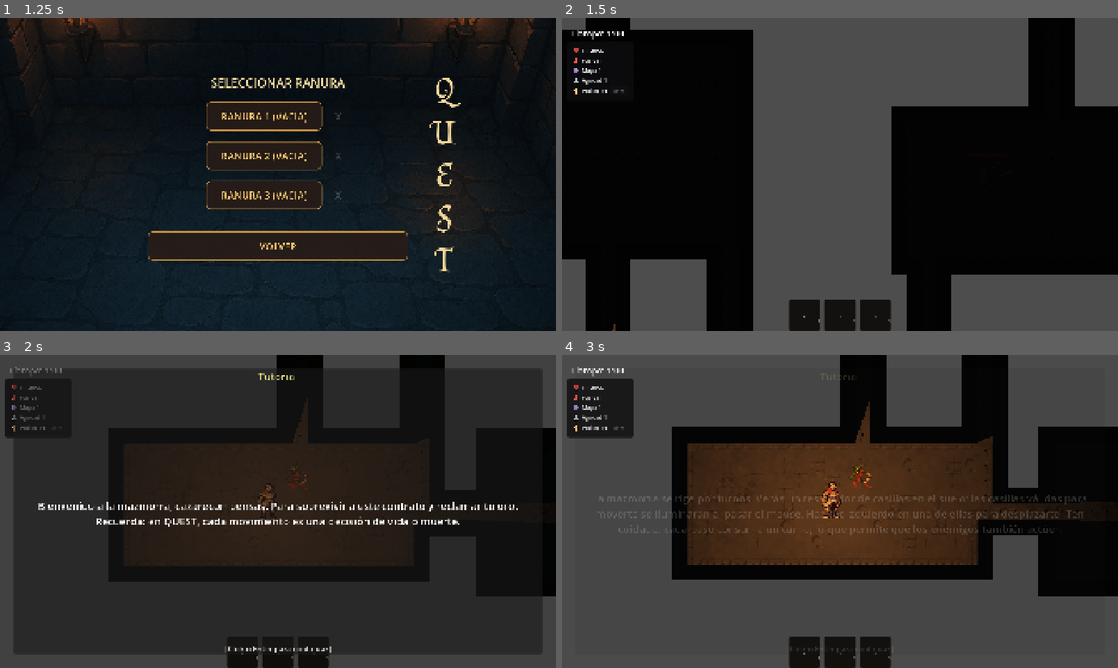
Above: before the commit, frames 1-4 (two rows, left to right).
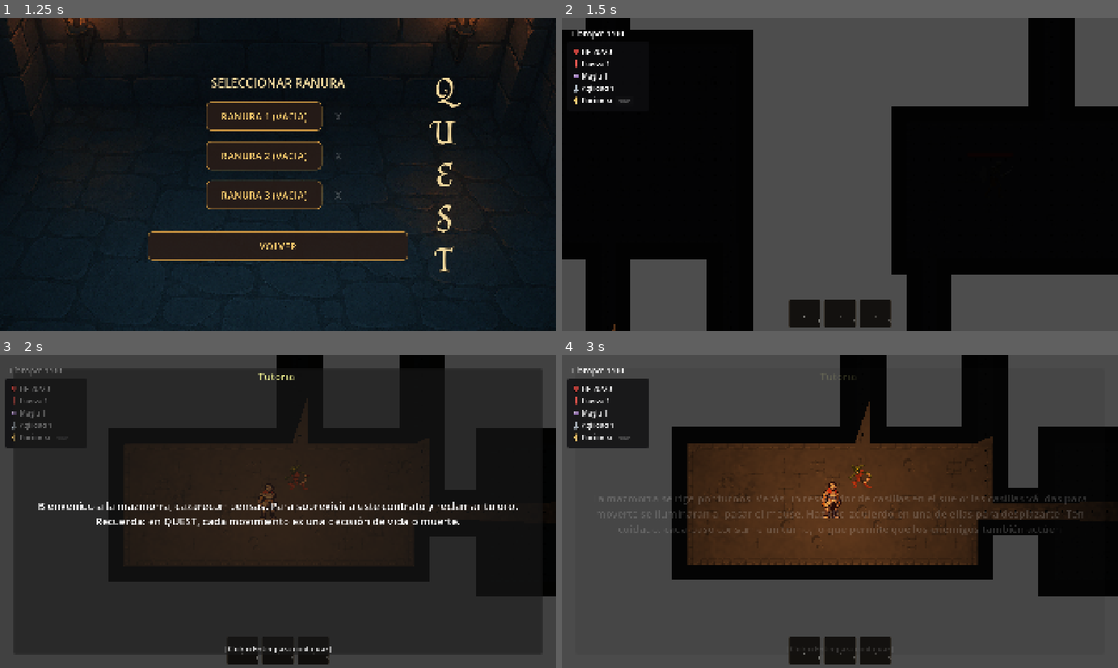
Above: after the commit, the same moments.

Repository: fedemuntaabski/Quest
Game: Godot game, scene res://scenes/MainMenu.tscn
The game is run twice, just before and just after one commit, with the same random seed, the same clock (stepped at 60 frames per second) and the same inputs.
Inputs (mouse positions are in pixels of both pictures, inside the frame that each line leads up to):
- Up to frame 1 (1.25 s): click "INICIO" at 0.5 s
- Up to frame 2 (1.5 s): click "RANURA 1 (VACIA)" at 1.25 s
- Up to frame 3 (2 s): no input
- Up to frame 4 (3 s): tap O at 2, 2.75 s; drag from (806, 652) to (828, 511) at 2.02 s; drag from (840, 652) to (834, 511) at 2.77 s

Frame 1 is identical in both runs. In frame 2, 0.7% of the frame differs, in the area x 2-60%, y 9-100%; in frame 3, 0.6%; in frame 4, 1.6%, in the area x 0-60%, y 7-100%.

Commit message:
saque dodge random + hud mas grande

Diff:
--- a/scenes/BossEnemy.tscn
+++ b/scenes/BossEnemy.tscn
@@ -374,8 +374,7 @@
 position = Vector2(0, 1)
 scale = Vector2(0.75, 0.75)
 sprite_frames = SubResource("SpriteFrames_1pdl0")
-animation = &"idle"
-frame_progress = 0.7043376
+animation = &"attack"
 
 [node name="HealthBar" parent="." index="3" unique_id=1776289430]
 visible = true
--- a/scenes/CreditMenu.tscn
+++ b/scenes/CreditMenu.tscn
@@ -81,12 +81,6 @@
 text = "Gracias por jugar"
 horizontal_alignment = 1
 
-[node name="EndLabel" type="Label" parent="CenterContainer/CreditsVBox" unique_id=1407257425]
-layout_mode = 2
-theme_override_font_sizes/font_size = 20
-text = "2026"
-horizontal_alignment = 1
-
 [node name="BackButton" type="Button" parent="." unique_id=1944250572]
 layout_mode = 0
 anchor_left = 0.5
--- a/scenes/HUD.tscn
+++ b/scenes/HUD.tscn
@@ -40,8 +40,8 @@
 layout_mode = 0
 offset_left = 18.0
 offset_top = 82.0
-offset_right = 240.0
-offset_bottom = 285.0
+offset_right = 300.0
+offset_bottom = 320.0
 mouse_filter = 2
 theme_override_styles/panel = SubResource("StyleBoxFlat_stat_panel")
 
@@ -65,14 +65,14 @@
 theme_override_constants/separation = 8
 
 [node name="IconHP" type="Control" parent="Control/StatsHUD/MarginContainer/StatPanelUI/StatRowHP" unique_id=986120555]
-custom_minimum_size = Vector2(18, 18)
+custom_minimum_size = Vector2(30, 30)
 layout_mode = 2
 mouse_filter = 2
 script = ExtResource("2_stat_icon")
 
 [node name="LabelHP" type="Label" parent="Control/StatsHUD/MarginContainer/StatPanelUI/StatRowHP" unique_id=986120556]
 layout_mode = 2
-theme_override_font_sizes/font_size = 18
+theme_override_font_sizes/font_size = 24
 text = "HP 20/20"
 
 [node name="StatRowStrength" type="HBoxContainer" parent="Control/StatsHUD/MarginContainer/StatPanelUI" unique_id=986120557]
@@ -81,7 +81,7 @@
 theme_override_constants/separation = 8
 
 [node name="IconStrength" type="Control" parent="Control/StatsHUD/MarginContainer/StatPanelUI/StatRowStrength" unique_id=986120558]
-custom_minimum_size = Vector2(18, 18)
+custom_minimum_size = Vector2(30, 30)
 layout_mode = 2
 mouse_filter = 2
 script = ExtResource("2_stat_icon")
@@ -89,7 +89,7 @@
 
 [node name="LabelStrength" type="Label" parent="Control/StatsHUD/MarginContainer/StatPanelUI/StatRowStrength" unique_id=986120559]
 layout_mode = 2
-theme_override_font_sizes/font_size = 18
+theme_override_font_sizes/font_size = 24
 text = "Fuerza 1"
 
 [node name="StatRowMagic" type="HBoxContainer" parent="Control/StatsHUD/MarginContainer/StatPanelUI" unique_id=986120560]
@@ -98,7 +98,7 @@
 theme_override_constants/separation = 8
 
 [node name="IconMagic" type="Control" parent="Control/StatsHUD/MarginContainer/StatPanelUI/StatRowMagic" unique_id=986120561]
-custom_minimum_size = Vector2(18, 18)
+custom_minimum_size = Vector2(30, 30)
 layout_mode = 2
 mouse_filter = 2
 script = ExtResource("2_stat_icon")
@@ -106,7 +106,7 @@
 
 [node name="LabelMagic" type="Label" parent="Control/StatsHUD/MarginContainer/StatPanelUI/StatRowMagic" unique_id=986120562]
 layout_mode = 2
-theme_override_font_sizes/font_size = 18
+theme_override_font_sizes/font_size = 24
 text = "Magia 1"
 
 [node name="StatRowDexterity" type="HBoxContainer" parent="Control/StatsHUD/MarginContainer/StatPanelUI" unique_id=986120563]
@@ -115,7 +115,7 @@
 theme_override_constants/separation = 8
 
 [node name="IconDexterity" type="Control" parent="Control/StatsHUD/MarginContainer/StatPanelUI/StatRowDexterity" unique_id=986120564]
-custom_minimum_size = Vector2(18, 18)
+custom_minimum_size = Vector2(30, 30)
 layout_mode = 2
 mouse_filter = 2
 script = ExtResource("2_stat_icon")
@@ -123,7 +123,7 @@
 
 [node name="LabelDexterity" type="Label" parent="Control/StatsHUD/MarginContainer/StatPanelUI/StatRowDexterity" unique_id=986120565]
 layout_mode = 2
-theme_override_font_sizes/font_size = 18
+theme_override_font_sizes/font_size = 24
 text = "Agilidad 1"
 
 [node name="StatRowPotion" type="HBoxContainer" parent="Control/StatsHUD/MarginContainer/StatPanelUI" unique_id=69585374]
@@ -132,7 +132,7 @@
 theme_override_constants/separation = 8
 
 [node name="IconPotion" type="Control" parent="Control/StatsHUD/MarginContainer/StatPanelUI/StatRowPotion" unique_id=1091175712]
-custom_minimum_size = Vector2(18, 18)
+custom_minimum_size = Vector2(30, 30)
 layout_mode = 2
 mouse_filter = 2
 script = ExtResource("2_stat_icon")
@@ -140,7 +140,7 @@
 
 [node name="LabelPotion" type="Label" parent="Control/StatsHUD/MarginContainer/StatPanelUI/StatRowPotion" unique_id=1592559229]
 layout_mode = 2
-theme_override_font_sizes/font_size = 18
+theme_override_font_sizes/font_size = 24
 text = "Pocion"
 
 [node name="PotionCount" type="Label" parent="Control/StatsHUD/MarginContainer/StatPanelUI/StatRowPotion" unique_id=226464989]
@@ -188,16 +188,16 @@
 theme_override_constants/separation = 12
 
 [node name="HotbarSlot1" parent="Control/HotbarBar" unique_id=1241558303 instance=ExtResource("5_hotbar_slot")]
-custom_minimum_size = Vector2(110, 110)
+custom_minimum_size = Vector2(110, 100)
 layout_mode = 2
 
 [node name="HotbarSlot2" parent="Control/HotbarBar" unique_id=1476327411 instance=ExtResource("5_hotbar_slot")]
-custom_minimum_size = Vector2(110, 110)
+custom_minimum_size = Vector2(110, 100)
 layout_mode = 2
 slot_index = 1
 
 [node name="HotbarSlot3" parent="Control/HotbarBar" unique_id=175439902 instance=ExtResource("5_hotbar_slot")]
-custom_minimum_size = Vector2(110, 110)
+custom_minimum_size = Vector2(110, 100)
 layout_mode = 2
 slot_index = 2
 
--- a/scripts/core/combat/CombatComponent.gd
+++ b/scripts/core/combat/CombatComponent.gd
@@ -14,7 +14,7 @@
 @export var attack_range: int = 1
 @export var attack_stat: String = "strength"
 @export var base_damage: int = 0
-@export_range(0.0, 1.0, 0.01) var forced_miss_chance: float = 0.0
+
 
 var actor_owner: Node = null
 var stats: CharacterStats = null
@@ -58,20 +58,6 @@
 			"damage": 0,
 			"reason": "no_target"
 		}
-
-	if forced_miss_chance > 0.0 and randf() < forced_miss_chance:
-		var forced_miss_result := {
-			"hit": false,
-			"crit": false,
-			"damage": 0,
-			"reason": "forced_miss",
-			"gold": 0,
-			"gold_earned": 0
-		}
-		var forced_target_actor := target_component.actor_owner
-		if forced_target_actor and forced_target_actor.has_method("show_miss"):
-			forced_target_actor.show_miss()
-		return forced_miss_result
 
 	var result := CombatResolverScript.resolve_attack(
 		stats,
--- a/scripts/core/enemy/EnemyProfileApplier.gd
+++ b/scripts/core/enemy/EnemyProfileApplier.gd
@@ -5,7 +5,7 @@
 const STANDARD_ENEMY_STRENGTH := 1
 const STANDARD_ENEMY_MAGIC := 0
 const STANDARD_ENEMY_DEX := 0
-const STANDARD_ENEMY_BASE_DAMAGE := 2
+const STANDARD_ENEMY_BASE_DAMAGE := 1
 
 static func apply_standard_profile(stats: CharacterStats) -> void:
 	if stats == null:
@@ -34,7 +34,6 @@
 	combat_component.base_damage = data.base_damage
 	combat_component.attack_range = max(1, data.attack_range)
 	combat_component.attack_stat = data.attack_stat
-	combat_component.forced_miss_chance = clampf(data.forced_miss_chance, 0.0, 1.0)
 
 # 🌟 CORREGIDO: Ahora acepta AnimatedSprite2D como tercer argumento
 static func apply_enemy_data(
Not shown: 1 places in scenes/BossEnemy.tscn that only renumber resources
